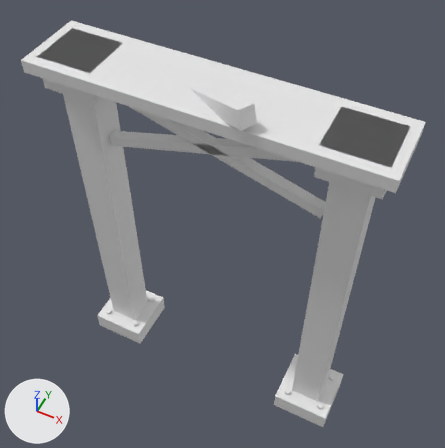
What one commit did to the glTF model assets/source/infrastructure/directorate/conveyors/models/support_heavy/critical_lod0.glb.
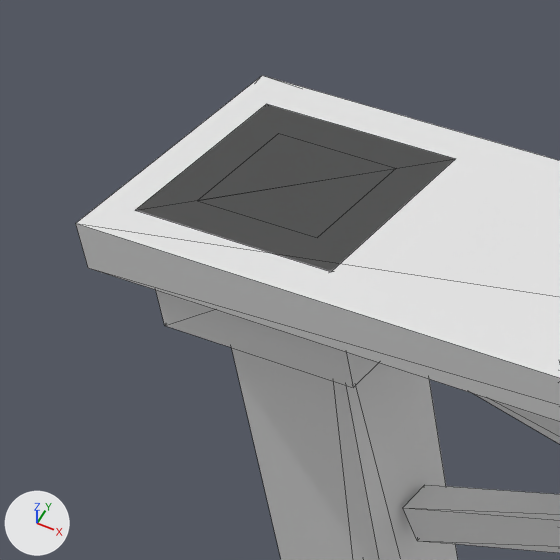
Old and new are each drawn whole from a 50 mm lens placed at (0.1332, -0.2534, 0.4961), pointed at (0.0004, 0.0123, 0.1639) and again close up on the part from 0% to 34% of the width and 0% to 34% of the height. The lights are fixed; the arrows at lower left show +X, +Y and +Z. The last two pictures show the newer version. The close-ups show mesh edges as thin lines. Vertices at exactly the same position are counted once.

Names of what the first close-up shows: 'critical_lod0'.
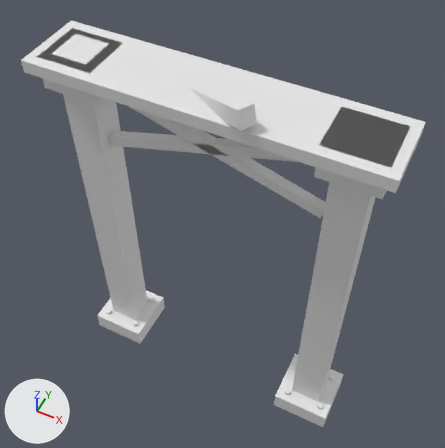
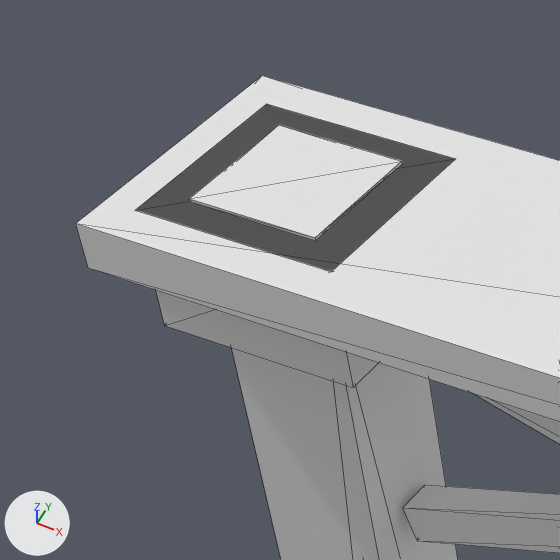
Scene script edits in JSON lines:
```json
{"block": "me_critical_lod0", "where": "# used by ob_critical_lod0; location = (0.0, 0.0, 0.0)"}
{"op": "remove", "block": "me_critical_lod0", "code": "me_critical_lod0.from_pydata(...)  # 184 vertices, 292 faces; spans x -0.114..0.114, y -0.03..0.025, z 0.0..0.304"}
{"op": "add", "block": "me_critical_lod0", "code": "me_critical_lod0.from_pydata(...)  # 192 vertices, 304 faces; spans x -0.114..0.114, y -0.03..0.025, z 0.0..0.304"}
{"block": "me_critical_lod0", "change": "me_critical_lod0 part 1: a new loose piece, a box spanning x -0.10111..-0.07667, y -0.01222..0.01222, z 0.28917..0.28972"}
```

Where the change shows, as pixel boxes [x1, y1, x2, y2] in the close-ups (560 x 560 px):
```json
{"part": 1, "of": "me_critical_lod0", "change": "added", "after": [189, 125, 402, 241]}
```
